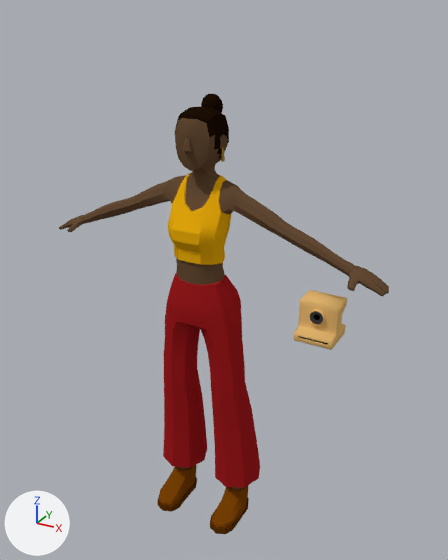
The Blender file Documentacao/Personagens/Joana/joana.blend as it was, and as the next commit left it.
Both versions are drawn from a camera (50 mm lens) standing at (1.098, -1.881, 2.01) and looking at (0.051, 0.023, 1.059). Arrows for +X, +Y and +Z are at lower left; the lights stay in place.

Names of what the first picture shows: 'Camera', 'Joana'.
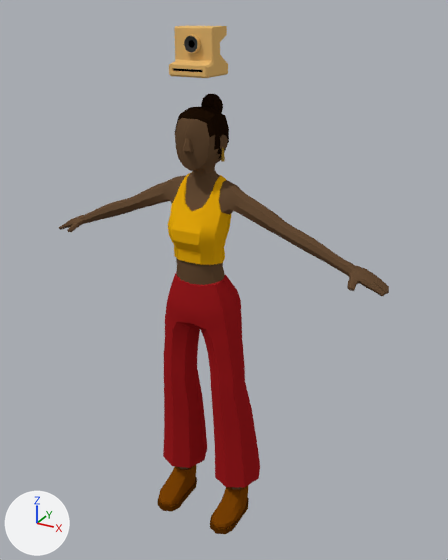
Where the change shows, as pixel boxes [x1, y1, x2, y2] in the pictures (448 x 560 px):
'Joana', reshaped (15% taller)
    before: [59, 94, 389, 534]
    after: [59, 26, 389, 534]
'Camera', deleted (orange)
    before: [294, 290, 347, 350]
    faces in mat_material_001 (orange #e7b970): [294, 290, 347, 350]
part 1 of me_cylinder, added (orange)
    after: [169, 26, 228, 78]
part 2 of me_cylinder, added
    after: [183, 34, 201, 54]

What changed in the scene script:
```text
Change me_cylinder:
    used by ob_joana; location = (0.0, 0.0, 0.0)
    remove me_cylinder.from_pydata(...)  # 1500 vertices, 1482 faces; spans x -0.69..0.69, y -0.19..0.11, z 0.01..1.74
    add me_cylinder.from_pydata(...)  # 1644 vertices, 1621 faces; spans x -0.69..0.69, y -0.19..0.11, z 0.01..1.96
    me_cylinder part 1: a new loose piece of 72 vertices spanning x -0.07..0.07, y -0.13..0.02, z 1.81..1.96
    me_cylinder part 2: a new loose piece of 72 vertices spanning x -0.03..0.03, y -0.1..-0.09, z 1.88..1.93
    add me_cylinder.materials.append(mat_material_001)  # orange #e7b970
    add me_cylinder.materials.append(mat_material_002)  # black #000000
    add me_cylinder.materials.append(mat_material_003)  # black #3a3a3a
Remove ob_camera:
    ob_camera = bpy.data.objects.new('Camera', me_cube)
    ob_camera.location = (0.0, 0.0, 0.0)
```
